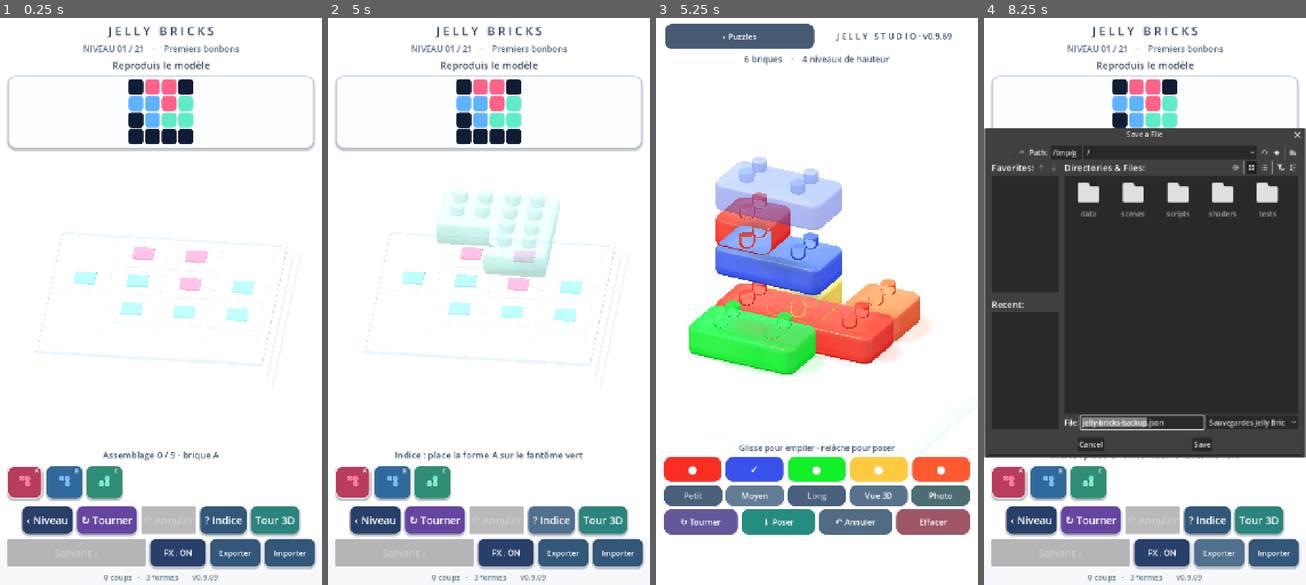
Above: before the commit, frames 1-4 (left to right).
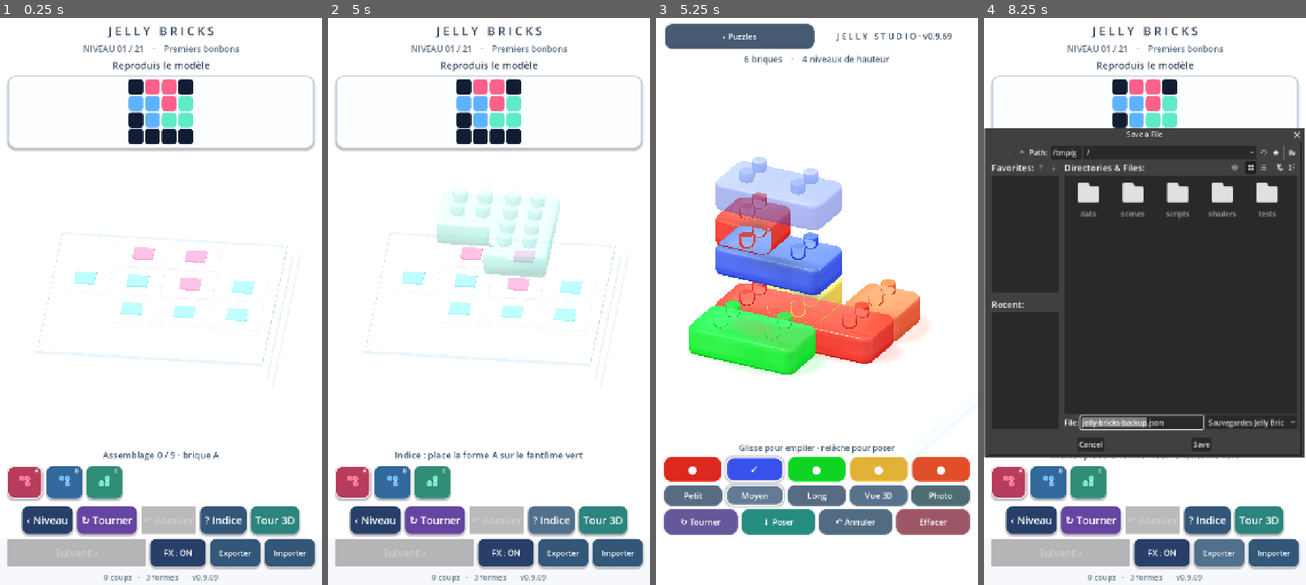
Above: after the commit, the same moments.

Repository: dbrckk/Jelly-bricks
Game: Godot game, scene res://scenes/main.tscn
The game is run twice, just before and just after one commit, with the same random seed, the same clock (stepped at 60 frames per second) and the same inputs.
Inputs (mouse positions are in pixels of both pictures, inside the frame that each line leads up to):
- Up to frame 1 (0.25 s): no input
- Up to frame 2 (5 s): click (353, 482) at 0.52 s; click (392, 482) at 1.27 s; click (431, 482) at 2.02 s; click "‹ Niveau" at 2.75 s; click "↻ Tourner" at 3.5 s; click "? Indice" at 4.25 s
- Up to frame 3 (5.25 s): click "Tour 3D" at 5 s
- Up to frame 4 (8.25 s): click "‹ Puzzles" at 5.75 s; click "FX : ON" at 6.5 s; click "FX : OFF" at 7.25 s; click "Exporter" at 8 s

Frames 1-2 are identical in both runs. In frame 3, 3.6% of the frame differs, in the area x 2-98%, y 1-92%; in frame 4, 1.0%.

Commit message:
feat(godot): organic gel impact waves and premium mobile touch feel
* feat(godot): displaced wet-gel contact wave with visible height-lag and dyed traveling glint

* feat(android): damped finger-driven ghost jelly and clear premium touch-selection styles

* test(godot): verify moving tinted ripple, frame-independent gel damping, and mobile selection clarity

* docs: record Star List resource decisions, licensing constraints and Godot Android adoption

Diff:
--- a/native-godot/scripts/stack_mode.gd
+++ b/native-godot/scripts/stack_mode.gd
@@ -190,7 +190,11 @@
             var ghost_paint: ShaderMaterial = preview_node.get_node(
                 "GelBody").material_override
             if preview_motion_energy > 0.0:
-                preview_motion_energy = maxf(0.0, preview_motion_energy - step * 1.45)
+                # Damped liquid inertia: multiplicative decay remains
+                # stable at 30/60/120 FPS and across short Android stalls.
+                # GDQuest's pinned Godot liquid demo inspired the damping
+                # approach; the implementation and shader remain ours.
+                preview_motion_energy *= exp(-step * 5.5)
                 if preview_motion_energy < .008:
                     preview_motion_energy = 0.0
                 ghost_paint.set_shader_parameter("gel_spring",
@@ -294,6 +298,7 @@
 func _make_button(text_value: String, tint: Color) -> Button:
     var button := Button.new()
     button.text = text_value
+    button.set_meta("jelly_base_tint", tint)
     button.custom_minimum_size = Vector2(84, 56)
     button.size_flags_horizontal = Control.SIZE_EXPAND_FILL
     button.add_theme_font_size_override("font_size", 18)
@@ -301,6 +306,10 @@
     var style := StyleBoxFlat.new()
     style.bg_color = tint
     style.set_corner_radius_all(16)
+    style.border_color = tint.lightened(.17)
+    style.set_border_width_all(1)
+    style.shadow_color = Color(.09, .16, .27, .16)
+    style.shadow_size = 3
     style.content_margin_left = 8
     style.content_margin_right = 8
     style.content_margin_top = 10
@@ -308,6 +317,7 @@
     button.add_theme_stylebox_override("normal", style)
     var pressed_style: StyleBoxFlat = style.duplicate() as StyleBoxFlat
     pressed_style.bg_color = tint.darkened(.18)
+    pressed_style.shadow_size = 1
     button.add_theme_stylebox_override("pressed", pressed_style)
     return button
 
@@ -477,11 +487,33 @@
     photo_layer.visible = false
     _update_selection()
 
+## Match the highlighted colors to the actual glossy candy selection.
+## A clear outline, raised shadow and persistent press style make selected
+## colors and lengths legible on the phone without extra labels, icons or UI
+## texture atlases. Only called when the selection changes, not per frame.
+func _style_selection(button: Button, chosen: bool) -> void:
+    var base: Color = button.get_meta("jelly_base_tint")
+    var face: StyleBoxFlat = button.get_theme_stylebox("normal").duplicate() as StyleBoxFlat
+    face.bg_color = base if chosen else base.darkened(.12)
+    face.border_color = Color(1.0, .99, .93, .96) if chosen else base.lightened(.11)
+    face.set_border_width_all(3 if chosen else 1)
+    face.shadow_color = Color(.10, .17, .26, .28 if chosen else .12)
+    face.shadow_size = 6 if chosen else 2
+    button.add_theme_stylebox_override("normal", face)
+    var pressed: StyleBoxFlat = face.duplicate() as StyleBoxFlat
+    pressed.bg_color = face.bg_color.darkened(.16)
+    pressed.shadow_size = 1
+    button.add_theme_stylebox_override("pressed", pressed)
+
 func _update_selection() -> void:
     for idx in range(color_buttons.size()):
-        color_buttons[idx].text = "✓" if idx == selected_color else "●"
+        var chosen: bool = idx == selected_color
+        color_buttons[idx].text = "✓" if chosen else "●"
+        _style_selection(color_buttons[idx], chosen)
     for idx in range(length_buttons.size()):
-        length_buttons[idx].modulate = Color.WHITE if idx == selected_length else Color("#bdc8d5")
+        var chosen: bool = idx == selected_length
+        _style_selection(length_buttons[idx], chosen)
+        length_buttons[idx].modulate = Color.WHITE
 
 func _choose_color(idx: int) -> void:
     selected_color = clampi(idx, 0, COLORS.size() - 1)
--- a/native-godot/shaders/jelly.gdshader
+++ b/native-godot/shaders/jelly.gdshader
@@ -108,21 +108,35 @@
     if (studio_glass > .001 && studio_wave_gain > .001 &&
             studio_wave_phase > .001 && studio_wave_phase < .999 &&
             jelly_local.y < .57) {
+        // Keep the socket firmly anchored while allowing the softened
+        // upper bevel to lag behind the mid-wall. The molded stud roots
+        // remain fixed: the studio body/tenon meshes are separate draws.
         float side_band = smoothstep(.095, .205, jelly_local.y) *
-            (1.0 - smoothstep(.385, .535, jelly_local.y));
+            (1.0 - smoothstep(.475, .565, jelly_local.y));
         vec2 radial = jelly_local.xz - studio_wave_center;
         float radial_distance = length(radial);
+        vec2 radial_direction = radial / (radial_distance + .0001);
+        // A height-dependent phase offset gives the dense wall rows a
+        // soft traveling crest rather than moving the whole face at once.
         float wave_radius = studio_wave_phase *
-            (max(studio_span.x, studio_span.y) * .69 + .42);
+            (max(studio_span.x, studio_span.y) * .69 + .42) -
+            (jelly_local.y - .30) * .115;
+        float wave_delta = radial_distance - wave_radius;
         float moving_ring = 1.0 - smoothstep(.075, .42,
-            abs(radial_distance - wave_radius));
-        float damped_pulse = sin(studio_wave_phase * PI) *
+            abs(wave_delta));
+        float wave_time = sin(studio_wave_phase * PI);
+        float damped_pulse = wave_time *
             moving_ring * side_band * studio_wave_gain;
-        VERTEX.xz += radial / (radial_distance + .0001) *
-            (damped_pulse * .082);
+        VERTEX.xz += radial_direction * (damped_pulse * .082);
         VERTEX.y -= damped_pulse * .018;
-        NORMAL = normalize(NORMAL + vec3(radial.x, 0.0, radial.y) *
-            (damped_pulse * .12));
+        // Change wet-gel wall normals around the ring's SLOPE as well
+        // as moving vertices. The previous normal only brightened the
+        // outer extremities of three-cell bars and hid the moving crest.
+        float radial_slope = clamp(wave_delta / .30, -1.0, 1.0) *
+            moving_ring * side_band * studio_wave_gain * wave_time;
+        NORMAL = normalize(NORMAL +
+            vec3(radial_direction.x, 0.0, radial_direction.y) *
+            (damped_pulse * .12 + radial_slope * .19));
     }
     // Resting jelly should not evaluate two trigonometric functions for
     // every vertex on every frame. Only a real impact enables this path.
@@ -663,6 +677,27 @@
         jelly_color = mix(jelly_color, mixed_dye,
             clamp(join_strength * .47, 0.0, .40));
     }
+    // A small tinted wet sheen rides the same *real* moving wavefront.
+    // Enabled for less than a second after an actual studio impact;
+    // no fragment cost on resting pieces, the 21 puzzles or ghosts.
+    if (studio_glass > .001 && studio_wave_gain > .001 &&
+            studio_wave_phase > .001 && studio_wave_phase < .999) {
+        float ripple_wall = 1.0 - smoothstep(.30, .82, abs(surface_up));
+        float ripple_height = smoothstep(.12, .22, jelly_local.y) *
+            (1.0 - smoothstep(.42, .56, jelly_local.y));
+        float ripple_distance = length(jelly_local.xz - studio_wave_center);
+        float ripple_radius = studio_wave_phase *
+            (max(studio_span.x, studio_span.y) * .69 + .42) -
+            (jelly_local.y - .30) * .115;
+        float ripple_band = 1.0 - smoothstep(.06, .34,
+            abs(ripple_distance - ripple_radius));
+        float ripple_intensity = ripple_wall * ripple_height *
+            ripple_band * studio_wave_gain * sin(studio_wave_phase * PI);
+        vec3 tinted_wave_glint = mix(candy_tint.rgb,
+            vec3(.98, .99, 1.0), .24);
+        jelly_color = mix(jelly_color, tinted_wave_glint,
+            clamp(ripple_intensity * .12, 0.0, .12));
+    }
     ALBEDO = jelly_color;
     METALLIC = .015;
     float base_roughness = mix(mix(mix(.25, .115, detail), .085,
--- a/native-godot/tests/validate.gd
+++ b/native-godot/tests/validate.gd
@@ -319,7 +319,8 @@
                 "gel_depth_optics", "through_gel", "base_roughness",
                 "studio_contact_dye", "joining_height", "overlap_falloff",
                 "jelly_surface_normal.y < -.985",
-                "jelly_local.y < .267", "discard;"]:
+                "jelly_local.y < .267", "discard;",
+                "radial_slope", "ripple_intensity", "tinted_wave_glint"]:
             if not jelly_shader_source.contains(required_optic):
                 push_error("Missing video-calibrated Jelly optic: " + required_optic)
                 quit(1)
@@ -484,6 +485,33 @@
         push_error("Stacking studio 3D FX or orbit-camera control is missing")
         quit(1)
         return
+    # The original mobile HUD had five nearly flat color slabs and length
+    # choices differentiated only by text dimming. Selected values must
+    # remain obvious in screenshots and after changing colors/lengths.
+    var chosen_color: StyleBoxFlat = studio.color_buttons[
+        studio.selected_color].get_theme_stylebox("normal") as StyleBoxFlat
+    var idle_color: StyleBoxFlat = studio.color_buttons[
+        0].get_theme_stylebox("normal") as StyleBoxFlat
+    var chosen_length: StyleBoxFlat = studio.length_buttons[
+        studio.selected_length].get_theme_stylebox("normal") as StyleBoxFlat
+    if chosen_color == null or idle_color == null or chosen_length == null \
+            or chosen_color.border_width_left < 3 \
+            or idle_color.border_width_left > 1 \
+            or chosen_length.border_width_left < 3 \
+            or chosen_length.shadow_size <= idle_color.shadow_size:
+        push_error("Android studio no longer highlights color and size selections")
+        quit(1)
+        return
+    studio._choose_color(0)
+    var swapped: StyleBoxFlat = studio.color_buttons[
+        0].get_theme_stylebox("normal") as StyleBoxFlat
+    var previous_color: StyleBoxFlat = studio.color_buttons[
+        1].get_theme_stylebox("normal") as StyleBoxFlat
+    if swapped.border_width_left < 3 or previous_color.border_width_left > 1:
+        push_error("Studio color choice failed to update its tactile outline")
+        quit(1)
+        return
+    studio._choose_color(1)
     var camera_front: Transform3D = game.camera.transform
     studio._cycle_camera()
     if studio.camera_mode != 1 or game.camera.transform == camera_front:
@@ -1238,6 +1266,20 @@
     var drag_energy: float = float(ghost_optics.get_shader_parameter("gel_spring"))
     if drag_energy >= .34 or drag_energy <= 0.0:
         push_error("Dragged Jelly ghost has no transient finger wobble")
+        quit(1)
+        return
+    # GDQuest-inspired damping must be time-based, not frame-count-based.
+    # Two .05 s updates and one .10 s update should give the same result.
+    studio.preview_motion_energy = .48
+    studio._process(.1)
+    var one_tick: float = float(ghost_optics.get_shader_parameter("gel_spring"))
+    studio.preview_motion_energy = .48
+    studio._process(.05)
+    studio._process(.05)
+    var two_ticks: float = float(ghost_optics.get_shader_parameter("gel_spring"))
+    if absf(one_tick - two_ticks) > .003 \
+            or one_tick < .26 or one_tick > .30:
+        push_error("Android ghost damping changes with frame rate")
         quit(1)
         return
     # A fast two-cell swipe creates a bounded directional lag. It must
Not shown, added: docs/star-list-jelly-godot-audit.md
